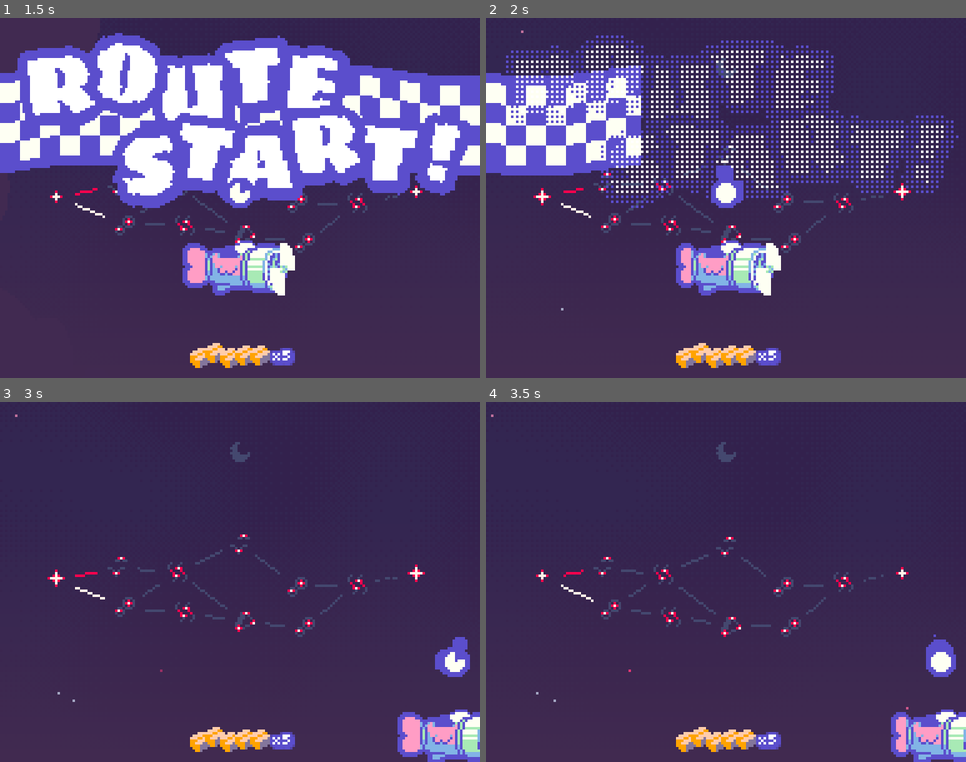
Above: before the commit, frames 1-4 (two rows, left to right).
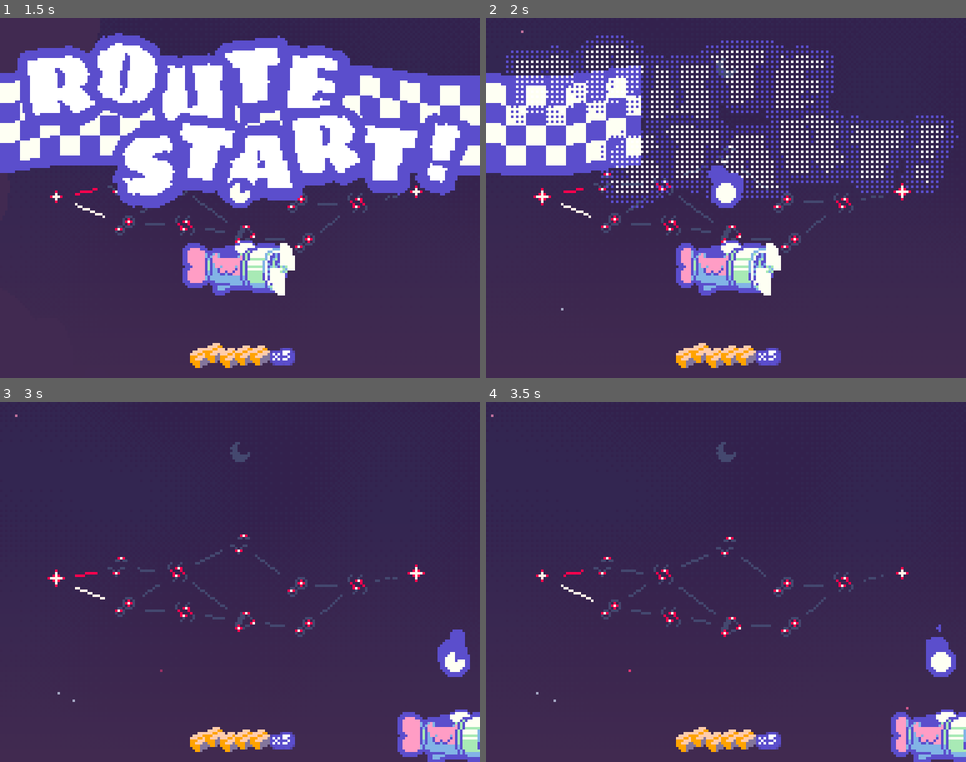
Above: after the commit, the same moments.

Repository: webcatzz/bjay
Game: Godot game, scene res://scenes/ui/title/title.tscn
The game is run twice, just before and just after one commit, with the same random seed, the same clock (stepped at 60 frames per second) and the same inputs. Sound files missing from this copy of the repository are replaced by a short silence.
Inputs (mouse positions are in pixels of both pictures, inside the frame that each line leads up to):
- Up to frame 1 (1.5 s): click "Play" at 0.5 s; tap Enter at 1.25 s; move the mouse to (345, 180) at 1.27 s; hold Right (move_right) from 1.28 s (still down); hold Z (dash) from 1.28 s (still down); click (345, 180) at 1.42 s
- Up to frame 2 (2 s): keep holding Right (move_right); keep holding Z (dash)
- Up to frame 3 (3 s): move the mouse to (144, 600) at 2.02 s; release Right (move_right) at 2.03 s; release Z (dash) at 2.03 s; hold Down (move_down) 2.03-2.78 s; tap Z (dash) at 2.1 s; move the mouse to (288, 502) at 2.77 s; hold Right (move_right) from 2.78 s (still down); hold Z (dash) from 2.78 s (still down)
- Up to frame 4 (3.5 s): keep holding Right (move_right); keep holding Z (dash)

Frame 1 is identical in both runs. In frame 2, 0.1% of the frame differs, in the area x 46-54%, y 40-52%; in frame 3, 0.2%, in the area x 90-98%, y 63-76%; in frame 4, less than 0.1%.

Commit message:
death animation

Diff:
--- a/scenes/game.gd
+++ b/scenes/game.gd
@@ -4,7 +4,7 @@
 signal health_changed(by: int)
 signal place_changed
 
-const MAX_HEALTH: int = 10
+const MAX_HEALTH: int = 1
 
 var inventory: Array[Item]
 var health: int = MAX_HEALTH : set = _set_health
@@ -34,8 +34,6 @@
 	var by: float = value - health
 	health = value
 	health_changed.emit(by)
-	if health <= 0:
-		get_tree().change_scene_to_file.call_deferred("res://scenes/ui/game_over.tscn")
 
 
 # place
--- a/scenes/route/parts/player.gd
+++ b/scenes/route/parts/player.gd
@@ -1,6 +1,6 @@
 extends CharacterBody2D
 
-enum State {MOVE, DASH_WINDUP, DASH}
+enum State {MOVE, DASH_WINDUP, DASH, DEATH}
 
 const MAX_HEAT: float = 5.0
 
@@ -17,6 +17,7 @@
 @onready var animator: AnimationPlayer = $Animator
 @onready var dash_bar: TextureProgressBar = $DashBar
 @onready var invincibility_timer: Timer = $InvincibilityTimer
+@onready var route: Route = get_parent()
 
 
 # movement
@@ -117,6 +118,14 @@
 	input = Input.get_vector(&"move_left", &"move_right", &"move_up", &"move_down")
 
 
+func die() -> void:
+	state = State.DEATH
+	$DeathParticles.emitting = true
+	var tween := create_tween()
+	tween.tween_property(self, ^"position", Vector2(position.x + 32.0, Route.RECT.end.y + 22.0), 4.0)
+	tween.tween_callback(get_tree().change_scene_to_file.bind("res://scenes/ui/game_over.tscn"))
+
+
 # ui
 
 func _on_visibility_changed() -> void:
@@ -128,8 +137,12 @@
 	$LowHealthParticles.amount_ratio = ratio
 	$LowHealthParticles.modulate.a = ratio
 
-	if by < 0:
-		state = State.MOVE
+	if Game.health == 0:
+		die()
+
+	elif by < 0:
+		if state != State.DEATH:
+			state = State.MOVE
 		animator.play(&"hurt")
 		if not Game.inventory.is_empty():
 			parachute_item()
--- a/scenes/route/parts/player.tscn
+++ b/scenes/route/parts/player.tscn
@@ -6,6 +6,7 @@
 [ext_resource type="Texture2D" uid="uid://wn3jo435l8aw" path="res://assets/stun_star.png" id="3_4ho2n"]
 [ext_resource type="Texture2D" uid="uid://c3uswi25ahtcx" path="res://assets/dash_bar_frame.png" id="4_88tof"]
 [ext_resource type="Texture2D" uid="uid://e3enk75iqksm" path="res://assets/dash_bar_fill.png" id="5_1uxg6"]
+[ext_resource type="Texture2D" uid="uid://bkj15jjj0bxe7" path="res://assets/explosion.png" id="5_l016n"]
 [ext_resource type="FontVariation" uid="uid://bncotpivm8rm0" path="res://assets/fonts/beetle.tres" id="7_a13su"]
 [ext_resource type="Script" uid="uid://cyo3asylv35ax" path="res://scenes/route/parts/packages.gd" id="7_i6i3n"]
 [ext_resource type="Script" uid="uid://56bykvnxg2ag" path="res://resources/item_type/item_type.gd" id="8_ddm3y"]
@@ -68,6 +69,13 @@
 }]
 
 [sub_resource type="CircleShape2D" id="CircleShape2D_d610k"]
+
+[sub_resource type="ParticleProcessMaterial" id="ParticleProcessMaterial_4jgpm"]
+particle_flag_disable_z = true
+direction = Vector3(0, -1, 0)
+initial_velocity_min = 64.0
+initial_velocity_max = 64.0
+gravity = Vector3(0, 98, 0)
 
 [sub_resource type="Gradient" id="Gradient_1uxg6"]
 offsets = PackedFloat32Array(0.75, 1)
@@ -103,12 +111,25 @@
 color = Color(0.356863, 0.305882, 0.8, 1)
 alpha_curve = SubResource("CurveTexture_i6i3n")
 
-[sub_resource type="ParticleProcessMaterial" id="ParticleProcessMaterial_4jgpm"]
+[sub_resource type="CanvasItemMaterial" id="CanvasItemMaterial_l016n"]
+particles_animation = true
+particles_anim_h_frames = 6
+particles_anim_v_frames = 1
+particles_anim_loop = false
+
+[sub_resource type="Curve" id="Curve_l016n"]
+_data = [Vector2(0, 0), 0.0, 1.0, 0, 1, Vector2(1, 1), 1.0, 0.0, 1, 0]
+point_count = 2
+
+[sub_resource type="CurveTexture" id="CurveTexture_75kmm"]
+curve = SubResource("Curve_l016n")
+
+[sub_resource type="ParticleProcessMaterial" id="ParticleProcessMaterial_l016n"]
 particle_flag_disable_z = true
-direction = Vector3(0, -1, 0)
-initial_velocity_min = 64.0
-initial_velocity_max = 64.0
-gravity = Vector3(0, 98, 0)
+emission_shape = 1
+emission_sphere_radius = 24.0
+gravity = Vector3(0, 0, 0)
+anim_offset_curve = SubResource("CurveTexture_75kmm")
 
 [sub_resource type="Curve" id="Curve_1uxg6"]
 _data = [Vector2(0, 0), 0.0, 0.0, 0, 0, Vector2(0.3, 1), 0.0, 0.0, 0, 0, Vector2(0.5, 1), 0.0, 0.0, 0, 0, Vector2(1, 0), 0.0, 0.0, 0, 0]
@@ -281,6 +302,15 @@
 [node name="Collision" type="CollisionShape2D" parent="."]
 shape = SubResource("CircleShape2D_d610k")
 
+[node name="HurtParticles" type="GPUParticles2D" parent="."]
+process_mode = 3
+emitting = false
+amount = 3
+texture = ExtResource("3_4ho2n")
+one_shot = true
+explosiveness = 0.9
+process_material = SubResource("ParticleProcessMaterial_4jgpm")
+
 [node name="LowHealthParticles" type="GPUParticles2D" parent="."]
 show_behind_parent = true
 material = ExtResource("3_1hui5")
@@ -290,14 +320,13 @@
 randomness = 0.25
 process_material = SubResource("ParticleProcessMaterial_m0uxo")
 
-[node name="HurtParticles" type="GPUParticles2D" parent="."]
-process_mode = 3
+[node name="DeathParticles" type="GPUParticles2D" parent="."]
+material = SubResource("CanvasItemMaterial_l016n")
 emitting = false
-amount = 3
-texture = ExtResource("3_4ho2n")
-one_shot = true
-explosiveness = 0.9
-process_material = SubResource("ParticleProcessMaterial_4jgpm")
+texture = ExtResource("5_l016n")
+lifetime = 0.4
+randomness = 0.5
+process_material = SubResource("ParticleProcessMaterial_l016n")
 
 [node name="DashBar" type="TextureProgressBar" parent="."]
 visible = false
Binary file added: assets/explosion.png
Not shown, added: assets/explosion.png.import
Not shown: 1 places in scenes/route/parts/player.tscn that only renumber resources
